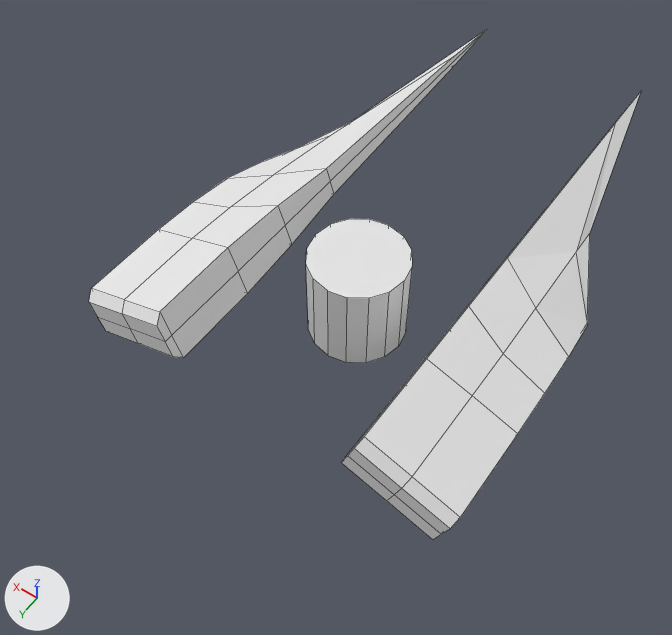
The Blender file Assets/meshes/player/player.blend, before and after one commit.
Both versions are drawn from a 50 mm camera at (-6.37, 9.66, 13.96) aimed at (0.13, 0.56, -0.34). Arrows for +X, +Y and +Z are at lower left; the lights stay in place. Mesh edges are drawn as thin lines.
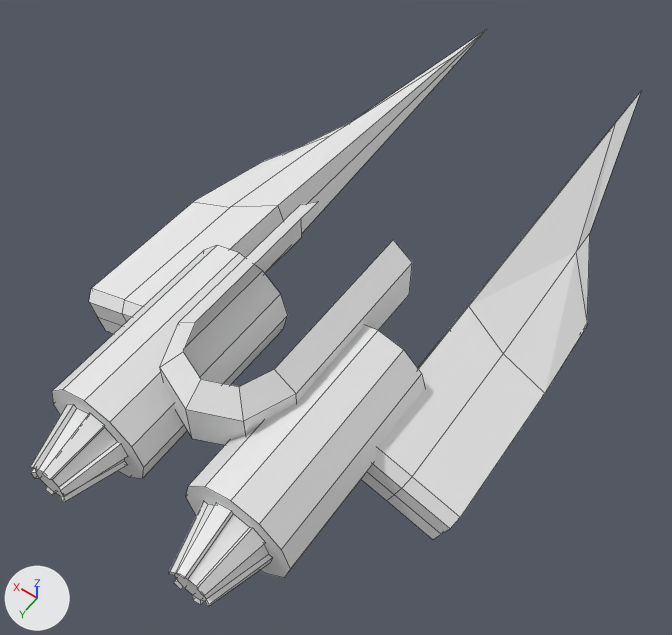
Commit message: updated player model

What differs and where, as boxes (x1, y1, x2, y2) in the pictures (672 x 635 px):
'Cylinder.001', added
    after: (52, 245, 425, 578)
'Cylinder', reshaped, moved, rescaled (136% wider, 69% taller)
    before: (306, 219, 412, 363)
    after: (160, 201, 412, 445)
'Cylinder.002', added
    after: (30, 404, 273, 607)
part 2 of me_cube, cut back
    both: (96, 61, 587, 492)

The change in detail:
me_cylinder is used by ob_cylinder; location (0.0, 0.0, 0.0).
me_cylinder had 32 vertices, 18 faces and spanned x -1.0..1.0, y -1.0..1.0, z -1.0..1.0.
me_cylinder now has 21 vertices, 12 faces and spans x -1.0..1.0, y -2.75..1.0, z 0.28..1.26.
Part 1, on me_cylinder:
27 vertices are removed from x -1.0..1.0, y -1.0..1.0, z -1.0..1.0.
18 faces are deleted.
11 vertices are added at x -1.0..1.0, y -2.75..0.65, z 0.28..1.26.
5 new vertices lie (0.0, 0.0, -0.72) away from vertices in x -1.0..1.0, y 0.0..1.0, z 1.0.
12 new faces join them.
me_cube is used by ob_cube; location (-2.97, 0.0, 0.0); rotation (0.0, -0.334, 0.0), in degrees (0, -19, 0).
me_cube had 32 vertices, 24 faces and spanned x -1.0..1.0, y -8.45..3.24, z 0.0..0.58.
me_cube now has 22 vertices, 16 faces and spans x -1.0..1.0, y -8.45..3.24, z 0.0..0.58.
Part 2, on me_cube:
10 vertices are removed from x -1.0..1.0, y -1.9..1.15, z 0.0..0.58.
16 faces are deleted.
8 new faces join them.
Mesh me_cylinder_001 is new.
It is a 12-sided cylinder along z spanning x -0.78..0.78, y -0.78..0.78, z -4.09..-1.21.
Mesh me_cylinder_002 is new.
It has 48 vertices, 38 faces and spans x -0.528..0.528, y -0.528..0.528, z -4.936..-4.092.
Object 'Cylinder' (ob_cylinder) moves from (0.0, 0.0, 0.0) to (0.0, 3.5, 0.58).
Object 'Cylinder' (ob_cylinder) is rescaled from (1.0, 1.0, 1.0) to (1.21, 1.21, 1.21).
Object 'Cylinder.001' (ob_cylinder_001) is new; it shows me_cylinder_001.
Its location is (1.49, 0.0, 0.59).
Its rotation in degrees is (90, 0, 0).
Its scale is (1.33, 1.33, 1.33).
It gains a MIRROR modifier named 'Mirror'.
Modifier setting: mirror_object = ob_empty.
Object 'Cylinder.002' (ob_cylinder_002) is new; it shows me_cylinder_002.
Its location is (1.49, 0.0, 0.59).
Its rotation in degrees is (90, 0, 0).
Its scale is (1.33, 1.33, 1.33).
It gains a MIRROR modifier named 'Mirror'.
Modifier setting: mirror_object = ob_empty.
